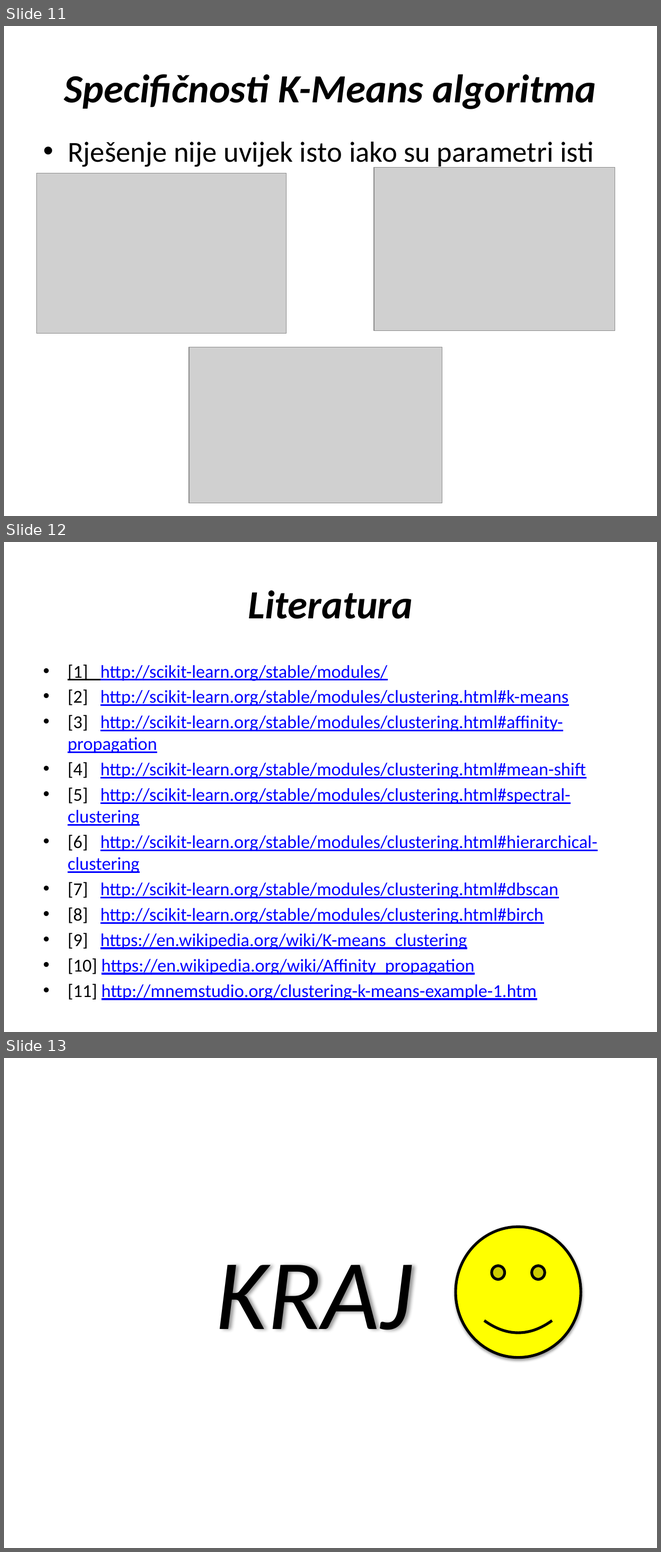
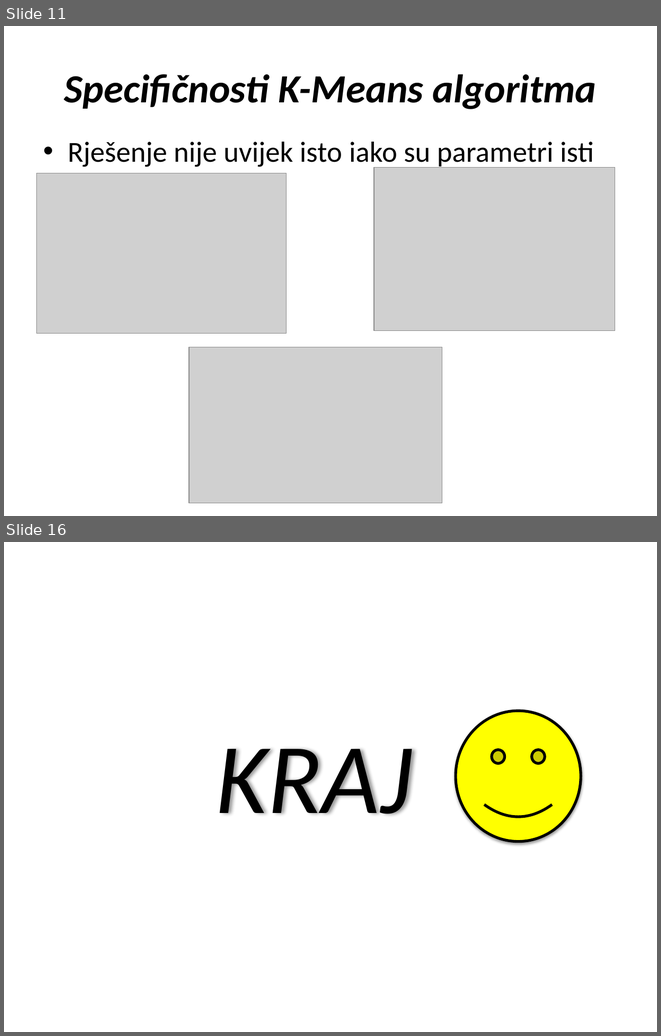
Before and after one commit to Duma91/Grupiranje_podataka_RUSU, a slide deck: Prezentacija/K-Means.pptx. Shown one above the other, each under a label of ours: slides 11, 12 and 13 before the commit, slides 11 and 16 after it; the slides between them are not shown. The pictures are 661x1552 and 661x1036 pixels, drawn with LibreOffice and Linux fonts; fonts in the diff are those of the drawing; grey boxes stand for pictures; background and template pictures are left out. Boxes give left, top, right and bottom in pixels: in the first picture for what was removed or moved away, otherwise in the second. Text is boxed around its words. In the diff, an @@ line names an element or a change of style, - is before the commit and + after.

```diff
--- a/Prezentacija/K-Means.pptx
+++ b/Prezentacija/K-Means.pptx
@@ slide 12 removed at [4, 542, 657, 1032], background picture (left out) @@
@@ title removed at [248, 590, 413, 619] @@
-Literatura
@@ text removed at [68, 664, 598, 1000] @@
-• [1] http://scikit-learn.org/stable/modules/
-• [2] http://scikit-learn.org/stable/modules/clustering.html#k-means
-• [3] http://scikit-learn.org/stable/modules/clustering.html#affinity-propagation
-• [4] http://scikit-learn.org/stable/modules/clustering.html#mean-shift
-• [5] http://scikit-learn.org/stable/modules/clustering.html#spectral-clustering
-• [6] http://scikit-learn.org/stable/modules/clustering.html#hierarchical-clustering
-• [7] http://scikit-learn.org/stable/modules/clustering.html#dbscan
-• [8] http://scikit-learn.org/stable/modules/clustering.html#birch
-• [9] https://en.wikipedia.org/wiki/K-means_clustering
-• [10] https://en.wikipedia.org/wiki/Affinity_propagation
-• [11] http://mnemstudio.org/clustering-k-means-example-1.htm
@@ what was slide 13 is now slide 16 @@
```
Also in this commit, not shown: 2 slides changed, 4 slides added.
